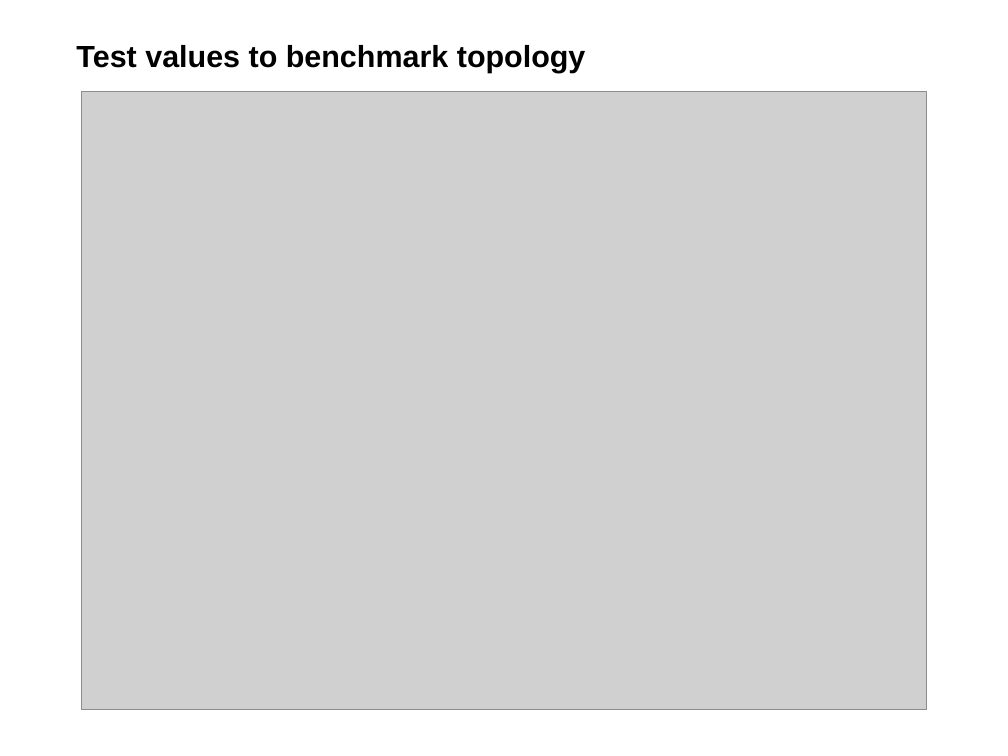
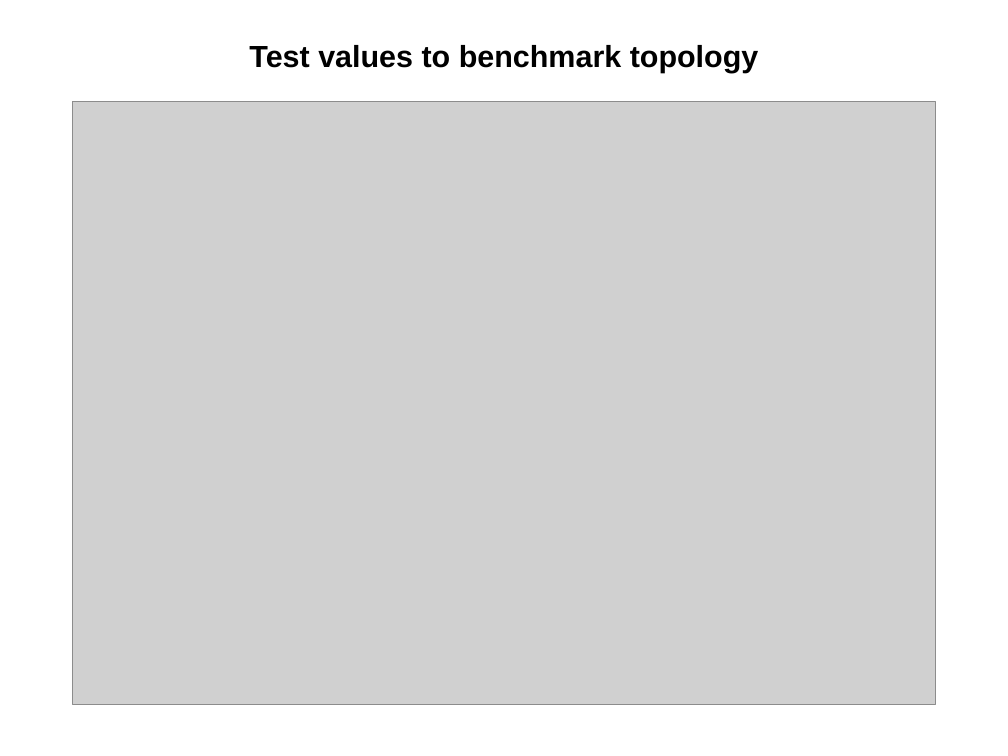
Before and after one commit to r0ck3r008/sdn-proj, a slide deck: slide 16 of reviews/SDN presentation.odp (slide 29 before the commit). Drawn at 1008x756 pixels with LibreOffice and Linux fonts; fonts in the diff are those of the drawing; grey boxes stand for pictures; background and template pictures are left out. Boxes give left, top, right and bottom in pixels: in the first picture for what was removed or moved away, otherwise in the second. Text is boxed around its words. In the diff, an @@ line names an element or a change of style, - is before the commit and + after.

```diff
--- a/reviews/SDN presentation.odp
+++ b/reviews/SDN presentation.odp
@@ text "Test values to benchmark topology": place and size @@
-text "Test values to benchmark topology" at [76, 45, 586, 73]
+text "Test values to benchmark topology" at [249, 45, 759, 73]
@@ text "Test values to benchmark topology" at [249, 45, 759, 73]: alignment left to centre @@
@@ picture: place and size @@
-picture at [81, 92, 927, 711]
+picture at [73, 102, 936, 704]
```
Also in this commit, not shown: 8 other slides changed, 15 slides added, 21 slides removed, 1 other file.
